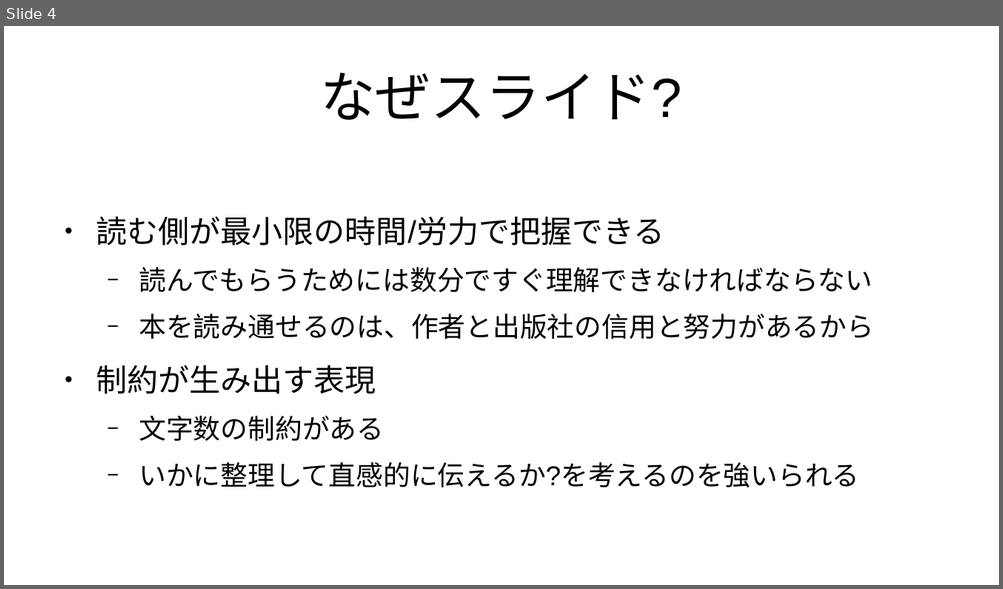
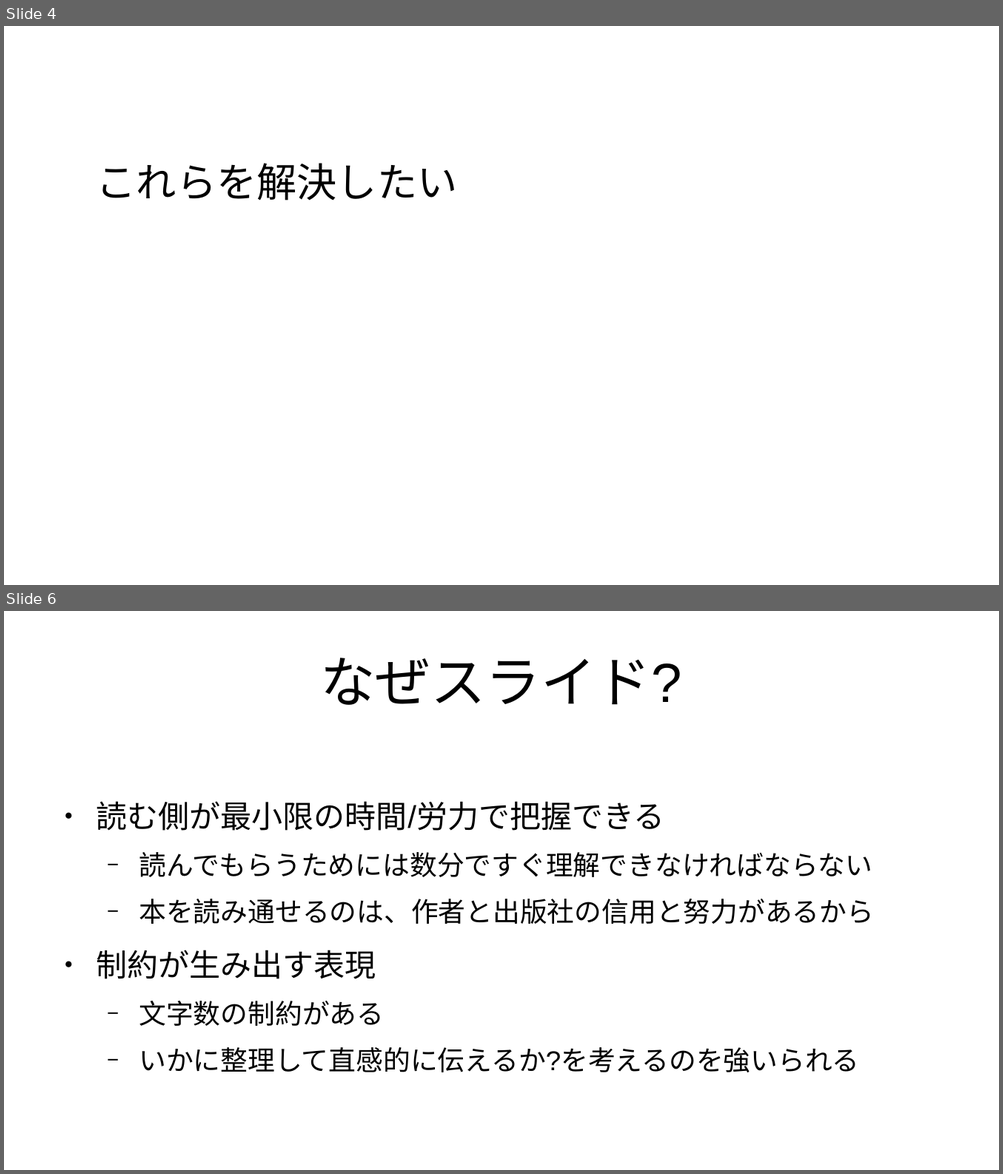
Before and after one commit to kijimaD/roam-ui, a slide deck: pages/pdfs/20250201_slide.odp. Shown one above the other, each under a label of ours: slide 4 before the commit, slides 4 and 6 after it; the slides between them are not shown. The pictures are 1003x589 and 1003x1174 pixels, drawn with LibreOffice and Linux fonts; fonts in the diff are those of the drawing. Boxes give left, top, right and bottom in pixels: in the first picture for what was removed or moved away, otherwise in the second. Text is boxed around its words. In the diff, an @@ line names an element or a change of style, - is before the commit and + after.

```diff
--- a/pages/pdfs/20250201_slide.odp
+++ b/pages/pdfs/20250201_slide.odp
@@ slide 4 added at box(4, 26, 999, 585), background #FFFFFF @@
@@ text added at box(96, 163, 458, 201), 32 pt, text #000000 @@
+これらを解決したい
@@ what was slide 4 is now slide 6 @@
```
Also in this commit, not shown: 4 slides changed, 4 other slides added, 1 slide removed, 4 other files.
